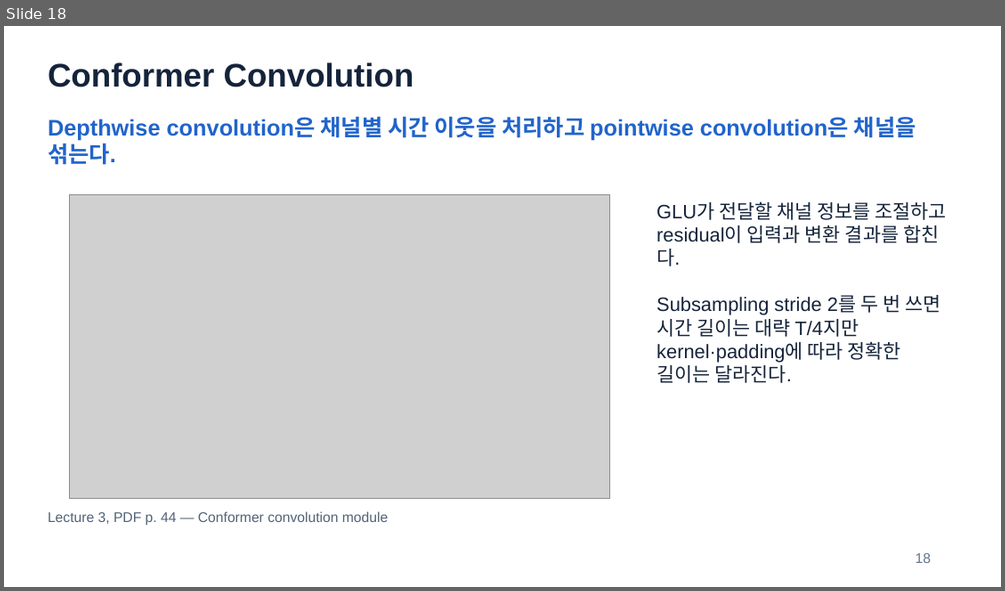
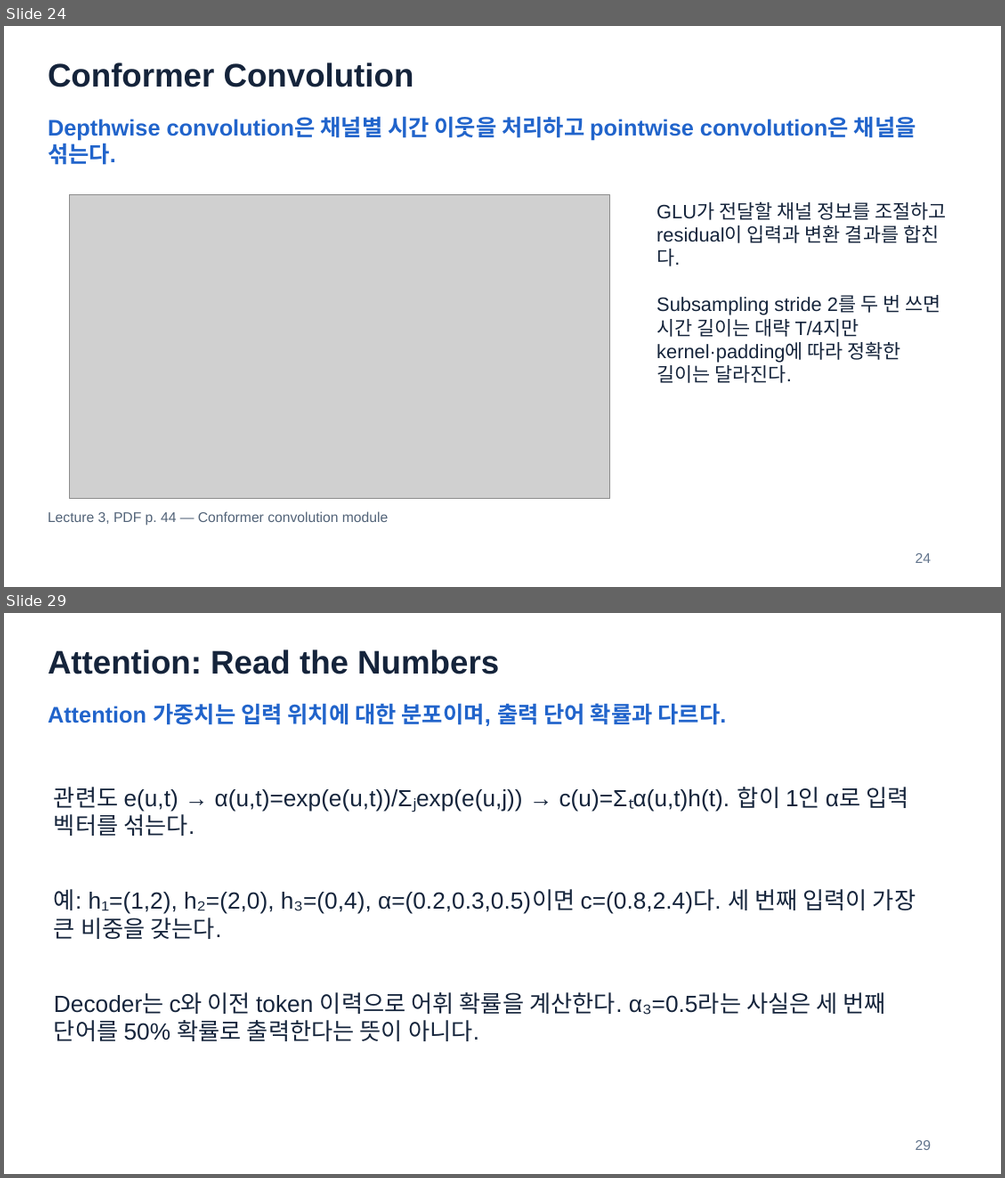
Before and after one commit to HyeonWooNa0861/HyeonWooNa0861.github.io, a slide deck: assets/presentations/study/speech-and-audio-recognition/sar-midterm-review-slides.pptx. Shown one above the other, each under a label of ours: slide 18 before the commit, slides 24 and 29 after it; the slides between them are not shown. The pictures are 1005x591 and 1005x1178 pixels, drawn with LibreOffice and Linux fonts; fonts in the diff are those of the drawing; grey boxes stand for pictures. Boxes give left, top, right and bottom in pixels: in the first picture for what was removed or moved away, otherwise in the second. Text is boxed around its words. In the diff, an @@ line names an element or a change of style, - is before the commit and + after.

```diff
--- a/assets/presentations/study/speech-and-audio-recognition/sar-midterm-review-slides.pptx
+++ b/assets/presentations/study/speech-and-audio-recognition/sar-midterm-review-slides.pptx
@@ slide 29 added at bbox=[4, 613, 1001, 1174], background #FFFFFF @@
@@ text added at bbox=[48, 649, 499, 674], 31.5 pt, text #15243B, bold @@
+Attention: Read the Numbers
@@ text added at bbox=[48, 703, 726, 726], 21.8 pt, text #2164CB, bold @@
+Attention 가중치는 입력 위치에 대한 분포이며, 출력 단어 확률과 다르다.
@@ text added at bbox=[54, 787, 908, 835], 22.5 pt, text #15243B @@
+관련도 e(u,t) → α(u,t)=exp(e(u,t))/Σⱼexp(e(u,j)) → c(u)=Σₜα(u,t)h(t). 합이 1인 α로 입력 벡터를 섞는다.
@@ text added at bbox=[54, 889, 915, 939], 22.5 pt, text #15243B @@
+예: h₁=(1,2), h₂=(2,0), h₃=(0,4), α=(0.2,0.3,0.5)이면 c=(0.8,2.4)다. 세 번째 입력이 가장 큰 비중을 갖는다.
@@ text added at bbox=[54, 992, 886, 1041], 22.5 pt, text #15243B @@
+Decoder는 c와 이전 token 이력으로 어휘 확률을 계산한다. α₃=0.5라는 사실은 세 번째 단어를 50% 확률로 출력한다는 뜻이 아니다.
@@ text added at bbox=[915, 1140, 930, 1150], 13.5 pt, text #62748C @@
+29
@@ what was slide 18 is now slide 24 @@
@@ slide 24 changed as well @@
@@ text at bbox=[915, 553, 930, 563]: text changed @@
-18
+24
```
Also in this commit, not shown: 9 other slides changed, 36 other slides added, 2 other files.
